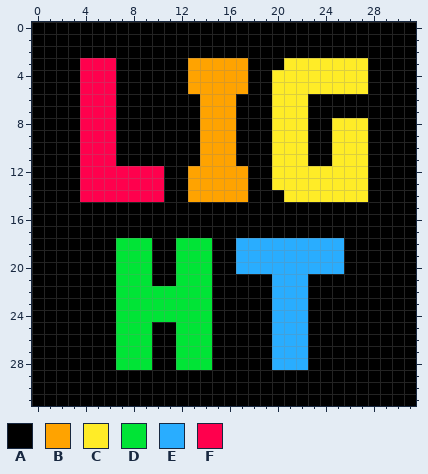
Two versions of one pixel-art file, assets/texture/icon.aseprite. Above is the file before it was changed.
32x32 pixels, 1 frame.
Palette (. is transparent): A #000000  B #ffa300  C #ffec27  D #00e436  E #29adff  F #ff004d
After the commit:
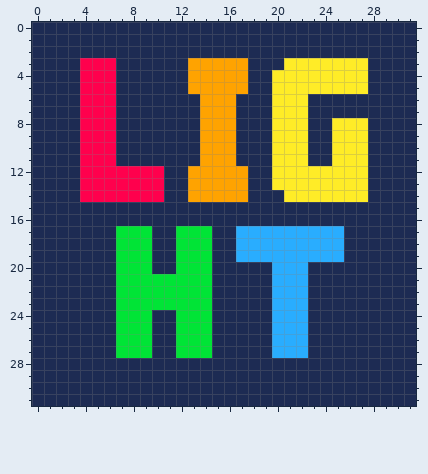
From old to new:
Colour A changes from #000000 to #1d2b53.
Layer "text":
The author changed colour D to colour A in row 24 at x 10 to 11; in row 28 at x 7 to 9 and 12 to 14.
The author changed colour E to colour A in row 20 at x 17 to 19 and 23 to 25; in row 28 at x 20 to 22.
The author changed colour A to colour D in row 17 at x 7 to 9 and 12 to 14; in row 21 at x 10 to 11.
The author changed colour A to colour E in row 17 at x 17 to 25.
